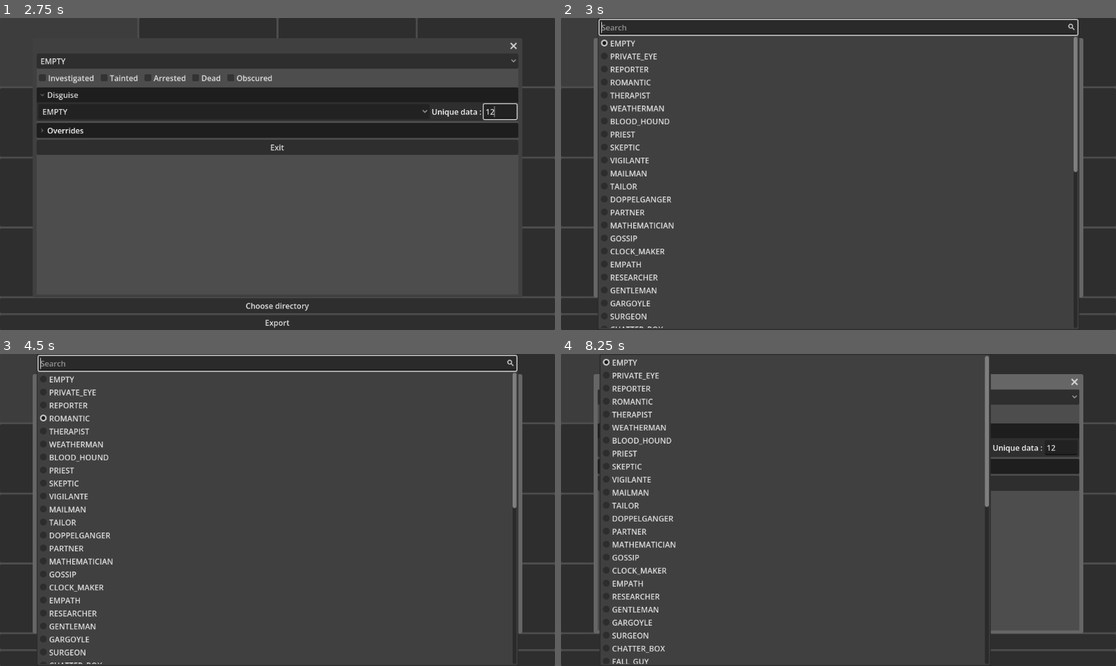
Above: before the commit, frames 1-4 (two rows, left to right).
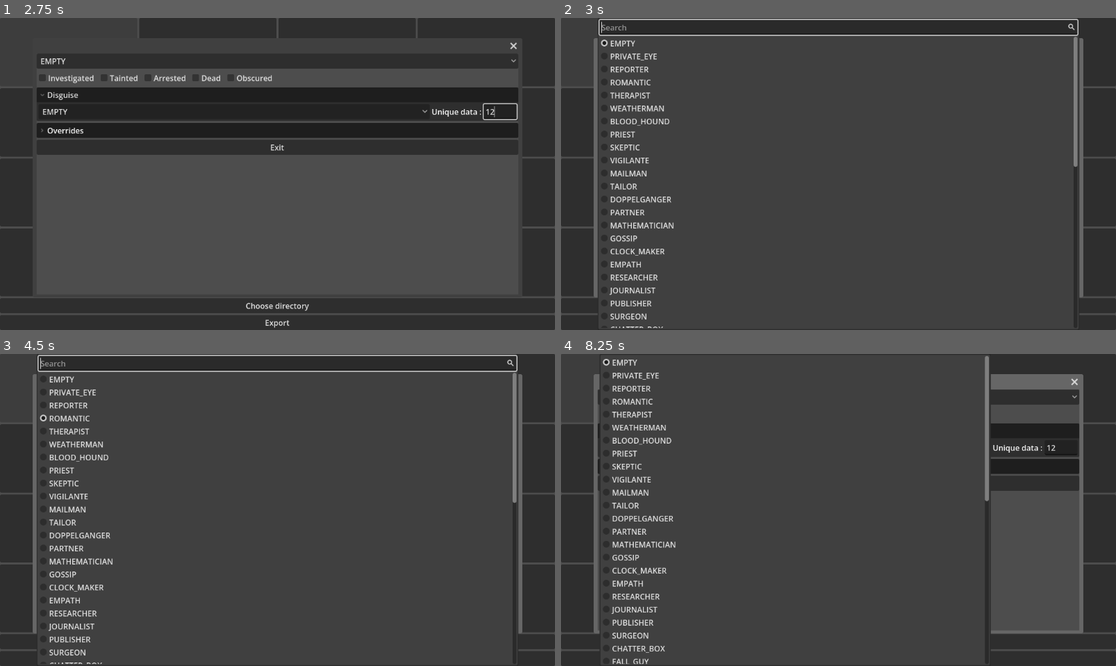
Above: after the commit, the same moments.

Repository: 987654321gv/dupery-tools
Game: Godot game, scene res://Main.tscn
The game is run twice, just before and just after one commit, with the same random seed, the same clock (stepped at 60 frames per second) and the same inputs.
Inputs (mouse positions are in pixels of both pictures, inside the frame that each line leads up to):
- Up to frame 1 (2.75 s): click "Export" at 0.5 s; click (205, 52) at 1.25 s; click (499, 111) at 2.02 s; type "12" at 2.1 s
- Up to frame 2 (3 s): click "EMPTY" at 2.75 s
- Up to frame 3 (4.5 s): click "Investigated" at 3.5 s; click "ROMANTIC" at 4.25 s
- Up to frame 4 (8.25 s): click "Tainted" at 5 s; click "Arrested" at 5.75 s; click "Dead" at 6.5 s; click "Obscured" at 7.25 s; click "EMPTY" at 8 s

Frame 1 is identical in both runs. In frame 2, 0.2% of the frame differs, in the area x 8-94%, y 47-93%; in frame 3, 0.2%; in frame 4, 0.2%.
Error before the commit: Invalid operands 'Nil' and 'String' in operator '+'. (res://save_file_creator.gd:146)
Error after the commit: Parse Error: Cannot find member "SAWBONES" in base "BoardRole.roles". (res://board_role.gd:45)

Commit message:
fixed available roles, added consecutive quirk adding

Diff:
--- a/board_role.gd
+++ b/board_role.gd
@@ -35,15 +35,19 @@
 			roles.GOSSIP:"-1",
 			roles.CLOCK_MAKER:"-1",
 			roles.RESEARCHER:"-1",
-			roles.GENTLEMAN:"{}",
-			roles.GARGOYLE:'{"no_roles_left":false,"roles_mentioned":[]}',
+			##roles.GENTLEMAN:"{}",
+			##roles.GARGOYLE:'{"no_roles_left":false,"roles_mentioned":[]}',
+			roles.JOURNALIST:"{}",
+			roles.PUBLISHER:'-1',
 			roles.BOUNTY_HUNTER:"-1,-1,-1,-1",
 			roles.JINX:"-1",
-			roles.BELFRY:"-1",
+			##roles.BELFRY:"-1",
+			roles.SAWBONES:"-1",
 			roles.BARKEEP:"-1",
 			roles.SPECTRE:"-1",
 			roles.POISONER:"-1",
 			roles.CONMAN:"0",
+			roles.DETRACTOR:"-1",
 			roles.KINGPIN:"-1,-1"}
 
 const confused := [roles.DRUNKARD,roles.CONMAN]
@@ -67,8 +71,10 @@
 			CLOCK_MAKER=10015,
 			EMPATH=10016,
 			RESEARCHER=10017,
-			GENTLEMAN=10301,
-			GARGOYLE=10302,
+			##GENTLEMAN=10301,
+			##GARGOYLE=10302,
+			JOURNALIST=10022,
+			PUBLISHER=10023,
 			SURGEON=20000,
 			CHATTER_BOX=20001,
 			FALL_GUY=20002,
@@ -81,6 +87,7 @@
 			STALKER=20009,
 			JINX=20010,
 			BELFRY=20303,
+			##SAWBONES=20011,
 			BARKEEP=30000,
 			CASANOVA=30001,
 			MOBSTER=30002,
@@ -91,12 +98,16 @@
 			ACCOUNTANT=30007,
 			CONMAN=30008,
 			SERIAL_KILLER=30009,
+			DETRACTOR = 30011,
+			##MAID = 30305,
 			JUDGE=40000,
 			IDOL=40001,
 			CRITIC=40002,
 			KINGPIN=40003,
 			HITMAN=40004,
-			RECRUITER=40005}
+			RECRUITER=40005,
+			##FEARMONGER = 40301,
+			SMOKER = 40008}
 
 
 
--- a/save_file_creator.gd
+++ b/save_file_creator.gd
@@ -50,7 +50,15 @@
 			crime_scene_pos=n
 @export var board:Array[BoardRole]
 @export var other_locations:=[]
-@export var quirks:Array[quirks_IDs]
+@export var quirks:Array[quirks_IDs]:
+	set(n):
+		if len(n)<len(quirks):
+			quirks = n
+		else:
+			if len(n)>1 and n[len(n)-1] in quirks:
+				var quirks_IDs_values = quirks_IDs.values()
+				n[len(n)-1] = quirks_IDs_values[quirks_IDs_values.find(n.max())+1]
+			quirks = n
 @export var ban_list:Array[BoardRole.roles]
 @export var reputation:=5
 @export var time:=0
@@ -140,6 +148,7 @@
 		if role not in ban_list and role != 0:
 			available_roles.append(role)
 	dict_infos["available_roles"]=available_roles
+	print(dict_infos["available_roles"])
 	dict_infos["reputation"]=reputation
 	dict_infos["time"]=time
 
Not shown, changed: reference.txt
